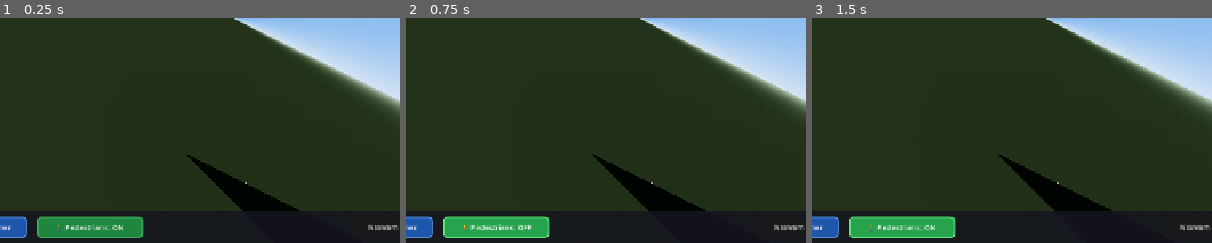
Above: before the commit, frames 1-3 (left to right).
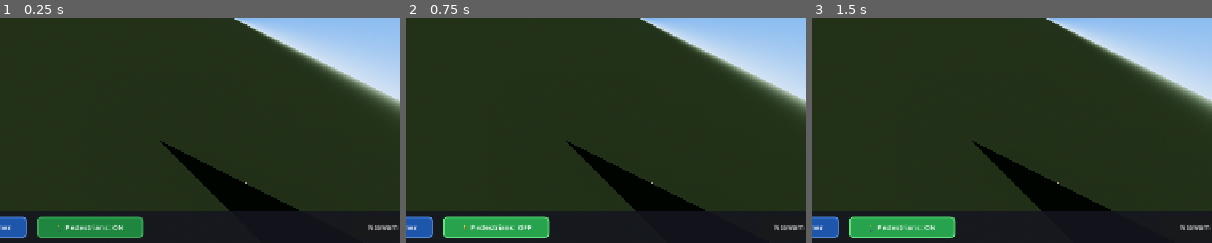
Above: after the commit, the same moments.

Repository: Bigbee-x/ATCS-GH
Game: Godot game, scene res://scenes/CorridorMain.tscn
Two runs of this game, one before a commit and one after it. Both use one fixed random seed, a clock stepped at 60 frames per second and the inputs below. This scene is started directly instead of the project's main scene.
Inputs:
- Up to frame 1 (0.25 s): no input
- Up to frame 2 (0.75 s): click "🚶 Pedestrians: ON" at 0.5 s
- Up to frame 3 (1.5 s): click "🚶 Pedestrians: OFF" at 1.25 s
The pictures show only the part of the screen within x 20-70%, y 50-100%; the shares and areas given below are measured in that part.

The runs differ from the first frame. In frame 1, 0.9% of the frame differs, in the area x 40-61%, y 54-86%; in frame 2, 0.9%; in frame 3, 0.9%.

Commit message:
Corridor visualizer realism: dual signal heads + stretch/widen
Port the single-junction dual signal heads (overhead 3-aspect + arrow doghouse + 2-aspect pole head) into CorridorBuilder for all 12 corridor signals, and give the corridor breathing room: junction spacing 18->30 (inter-junction road 12->24), road width 5->6, ground enlarged, camera recentred. The SUMO->Godot mapping anchors are triplicated across CorridorBuilder/VehicleManager/PedestrianManager and updated in lockstep so vehicles + pedestrians stay on the lanes. All four scripts headless-parse clean; verified visually in Godot.

Co-Authored-By: Claude Opus 4.8 <noreply@anthropic.com>

Diff:
--- a/visualizer/scripts/CorridorBuilder.gd
+++ b/visualizer/scripts/CorridorBuilder.gd
@@ -33,7 +33,7 @@
 const SIDEWALK_WIDTH    := 0.5
 
 # NS corridor road (2 lanes each direction = 4 lanes total)
-const NS_ROAD_WIDTH     := 5.0
+const NS_ROAD_WIDTH     := 6.0
 
 # Cross-street profiles per junction
 # J0: E=Aggrey(2lane), W=Guggisberg(1lane)
@@ -42,9 +42,9 @@
 
 # Junction centers (Godot Z)
 const J0_Z := 0.0
-const J1_Z := 18.0
-const J2_Z := 36.0
-const JUNCTION_CENTERS: Array = [0.0, 18.0, 36.0]
+const J1_Z := 30.0
+const J2_Z := 60.0
+const JUNCTION_CENTERS: Array = [0.0, 30.0, 60.0]
 
 # Road arm lengths
 const BOUNDARY_ARM      := 30.0   # Boundary road arms
@@ -253,7 +253,7 @@
 
 func _build_ground() -> void:
 	var ground := CSGBox3D.new()
-	ground.size = Vector3(80.0, 0.02, 110.0)
+	ground.size = Vector3(90.0, 0.02, 150.0)
 	ground.position = Vector3(0, -0.06, J1_Z)  # Center on corridor midpoint
 	ground.material = _mat_grass
 	ground.name = "Ground"
@@ -577,12 +577,19 @@
 	var e_offset: float = widths["east"] / 2.0 + 0.3
 	var w_offset: float = widths["west"] / 2.0 + 0.3
 
+	const POLE_HEIGHT: float = 5.5
+	const ARM_LEN: float = 3.7
+
 	# X positions mirrored (negated) for right-hand traffic visual mapping.
+	# "arm" = local-X sign so the mast arm reaches OVER the correct road:
+	#   N/S poles sit beside the corridor (centre x=0) → arm toward local -X;
+	#   E/W poles sit beside the cross-street (centre z=center_z), and the
+	#   corridor's E/W rotations are mirrored vs the single junction → arm +X.
 	var configs: Dictionary = {
-		"north": {"pos": Vector3(ns_offset, 0, center_z + half_j), "rot_y": 0.0},
-		"south": {"pos": Vector3(-ns_offset, 0, center_z - half_j), "rot_y": PI},
-		"east":  {"pos": Vector3(-half_j, 0, center_z + e_offset), "rot_y": PI / 2.0},
-		"west":  {"pos": Vector3(half_j, 0, center_z - w_offset), "rot_y": -PI / 2.0},
+		"north": {"pos": Vector3(ns_offset, 0, center_z + half_j), "rot_y": 0.0, "arm": -1.0},
+		"south": {"pos": Vector3(-ns_offset, 0, center_z - half_j), "rot_y": PI, "arm": -1.0},
+		"east":  {"pos": Vector3(-half_j, 0, center_z + e_offset), "rot_y": PI / 2.0, "arm": 1.0},
+		"west":  {"pos": Vector3(half_j, 0, center_z - w_offset), "rot_y": -PI / 2.0, "arm": 1.0},
 	}
 
 	if not _lights.has(jid):
@@ -596,75 +603,187 @@
 		pole_root.name = "TL_%s_%s" % [jid, approach]
 		add_child(pole_root)
 
-		# Pole
+		var s: float = cfg["arm"]
+
+		# Vertical pole (5.5 m)
 		var pole := CSGCylinder3D.new()
-		pole.radius = 0.04
-		pole.height = 2.5
-		pole.position = Vector3(0, 1.25, 0)
+		pole.radius = 0.1
+		pole.height = POLE_HEIGHT
+		pole.position = Vector3(0, POLE_HEIGHT / 2.0, 0)
 		pole.material = _mat_pole
+		pole.name = "Pole"
 		pole_root.add_child(pole)
 
-		# Housing
-		var housing := CSGBox3D.new()
-		housing.size = Vector3(0.25, 0.8, 0.16)
-		housing.position = Vector3(0, 2.3, 0.09)
-		housing.material = _mat_pole
-		pole_root.add_child(housing)
-
-		# Bulbs
-		var bulb_data: Array = [
-			{"name": "red",    "y": 2.55},
-			{"name": "yellow", "y": 2.30},
-			{"name": "green",  "y": 2.05},
-		]
-
-		var approach_lights: Dictionary = {}
-		for bd in bulb_data:
-			var bulb := CSGSphere3D.new()
-			bulb.radius = 0.07
-			bulb.radial_segments = 10
-			bulb.rings = 5
-			bulb.position = Vector3(0, bd["y"], 0.18)
-			bulb.material = _mat_light_off
-			bulb.name = "Bulb_%s" % bd["name"]
-			pole_root.add_child(bulb)
-
-			var glow := OmniLight3D.new()
-			glow.position = Vector3(0, bd["y"], 0.18)
-			glow.light_energy = 0.0
-			glow.light_color = Color(1, 1, 1)
-			glow.omni_range = 2.0
-			glow.omni_attenuation = 2.0
-			glow.shadow_enabled = false
-			glow.name = "Glow_%s" % bd["name"]
-			pole_root.add_child(glow)
-
-			approach_lights[bd["name"]] = {"mesh": bulb, "glow": glow}
-
-		# Arrow
-		var arrow_housing := CSGBox3D.new()
-		arrow_housing.size = Vector3(0.25, 0.3, 0.16)
-		arrow_housing.position = Vector3(0, 1.7, 0.09)
-		arrow_housing.material = _mat_pole
-		pole_root.add_child(arrow_housing)
-
-		var arrow_mesh := CSGBox3D.new()
-		arrow_mesh.size = Vector3(0.13, 0.13, 0.03)
-		arrow_mesh.position = Vector3(0, 1.7, 0.19)
-		arrow_mesh.material = _mat_arrow_off
-		arrow_mesh.name = "Arrow"
-		pole_root.add_child(arrow_mesh)
-
-		var arrow_glow := OmniLight3D.new()
-		arrow_glow.position = Vector3(0, 1.7, 0.19)
-		arrow_glow.light_energy = 0.0
-		arrow_glow.light_color = Color(0, 1, 0.3)
-		arrow_glow.omni_range = 1.5
-		arrow_glow.shadow_enabled = false
-		pole_root.add_child(arrow_glow)
-
-		approach_lights["arrow"] = {"mesh": arrow_mesh, "glow": arrow_glow}
-		_lights[jid][approach] = approach_lights
+		# Horizontal mast arm — reaches OVER the road in local s·X
+		var arm := CSGBox3D.new()
+		arm.size = Vector3(ARM_LEN, 0.14, 0.14)
+		arm.position = Vector3(s * ARM_LEN / 2.0, POLE_HEIGHT, 0)
+		arm.material = _mat_pole
+		arm.name = "MastArm"
+		pole_root.add_child(arm)
+
+		# Diagonal brace
+		var brace_h: float = ARM_LEN * 0.55
+		var brace_v: float = 1.6
+		var brace_len: float = sqrt(brace_h * brace_h + brace_v * brace_v)
+		var brace := CSGBox3D.new()
+		brace.size = Vector3(brace_len, 0.06, 0.06)
+		brace.rotation.z = s * atan2(brace_v, brace_h)
+		brace.position = Vector3(s * brace_h / 2.0, POLE_HEIGHT - brace_v / 2.0, 0)
+		brace.material = _mat_pole
+		brace.name = "Brace"
+		pole_root.add_child(brace)
+
+		# Dual signal heads: overhead 3-aspect + left-arrow doghouse hung from the
+		# mast arm, plus a compact 2-aspect head on the pole at driver height.
+		var head_over: Dictionary = _build_overhead_head(pole_root, s * (ARM_LEN - 0.45), POLE_HEIGHT)
+		var head_pole: Dictionary = _build_pole_head(pole_root, 3.5)
+		head_over["pole"] = head_pole
+		_lights[jid][approach] = head_over
+
+
+func _build_overhead_head(pole_root: Node3D, cx: float, arm_y: float) -> Dictionary:
+	## Horizontal 3-aspect signal head hung under the mast arm at local x = cx,
+	## bulbs side-by-side plus the left-arrow "doghouse" unit below. Bulbs face
+	## local +Z (the approach). Ported from the single-junction Intersection.gd.
+	var head: Dictionary = {}
+	var hub_y: float = arm_y - 0.32
+
+	var housing := CSGBox3D.new()
+	housing.size = Vector3(1.30, 0.45, 0.30)
+	housing.position = Vector3(cx, hub_y, 0)
+	housing.material = _mat_pole
+	housing.name = "Housing_Over"
+	pole_root.add_child(housing)
+
+	var visor := CSGBox3D.new()
+	visor.size = Vector3(1.40, 0.06, 0.40)
+	visor.position = Vector3(cx, hub_y + 0.26, 0.15)
+	visor.material = _mat_pole
+	visor.name = "Visor_Over"
+	pole_root.add_child(visor)
+
+	var bulb_data: Array = [
+		{"name": "red",    "x": cx + 0.40, "color": Color(1, 0, 0)},
+		{"name": "yellow", "x": cx,        "color": Color(1, 0.85, 0)},
+		{"name": "green",  "x": cx - 0.40, "color": Color(0, 1, 0.2)},
+	]
+	for bd in bulb_data:
+		var bulb := CSGSphere3D.new()
+		bulb.radius = 0.13
+		bulb.radial_segments = 12
+		bulb.rings = 6
+		bulb.position = Vector3(bd["x"], hub_y, 0.18)
+		bulb.material = _mat_light_off
+		bulb.name = "Bulb_%s_Over" % bd["name"]
+		pole_root.add_child(bulb)
+
+		var glow := OmniLight3D.new()
+		glow.position = Vector3(bd["x"], hub_y, 0.18)
+		glow.light_energy = 0.0
+		glow.light_color = bd["color"]
+		glow.omni_range = 5.0
+		glow.omni_attenuation = 1.5
+		glow.shadow_enabled = false
+		glow.name = "Glow_%s_Over" % bd["name"]
+		pole_root.add_child(glow)
+
+		head[bd["name"]] = {"mesh": bulb, "glow": glow}
+
+	# Left-turn arrow doghouse below the horizontal head.
+	var arrow_y: float = hub_y - 0.48
+
+	var arrow_housing := CSGBox3D.new()
+	arrow_housing.size = Vector3(0.38, 0.38, 0.28)
+	arrow_housing.position = Vector3(cx, arrow_y, 0)
+	arrow_housing.material = _mat_pole
+	arrow_housing.name = "ArrowHousing_Over"
+	pole_root.add_child(arrow_housing)
+
+	var arrow_visor := CSGBox3D.new()
+	arrow_visor.size = Vector3(0.46, 0.04, 0.34)
+	arrow_visor.position = Vector3(cx, arrow_y + 0.20, 0.13)
+	arrow_visor.material = _mat_pole
+	arrow_visor.name = "ArrowVisor_Over"
+	pole_root.add_child(arrow_visor)
+
+	var arrow_mesh := CSGPolygon3D.new()
+	arrow_mesh.polygon = PackedVector2Array([
+		Vector2(-0.11,  0.028),
+		Vector2( 0.02,  0.028),
+		Vector2( 0.02,  0.085),
+		Vector2( 0.14,  0.000),
+		Vector2( 0.02, -0.085),
+		Vector2( 0.02, -0.028),
+		Vector2(-0.11, -0.028),
+	])
+	arrow_mesh.depth = 0.04
+	arrow_mesh.position = Vector3(cx, arrow_y, 0.14)
+	arrow_mesh.material = _mat_arrow_off
+	arrow_mesh.name = "Arrow_Over"
+	pole_root.add_child(arrow_mesh)
+
+	var arrow_glow := OmniLight3D.new()
+	arrow_glow.position = Vector3(cx, arrow_y, 0.16)
+	arrow_glow.light_energy = 0.0
+	arrow_glow.light_color = Color(0, 1, 0.3)
+	arrow_glow.omni_range = 3.5
+	arrow_glow.omni_attenuation = 1.5
+	arrow_glow.shadow_enabled = false
+	arrow_glow.name = "ArrowGlow_Over"
+	pole_root.add_child(arrow_glow)
+
+	head["arrow"] = {"mesh": arrow_mesh, "glow": arrow_glow}
+	return head
+
+
+func _build_pole_head(pole_root: Node3D, top_y: float) -> Dictionary:
+	## Compact 2-aspect head (red over green) on the pole at driver height.
+	## Serves through/right traffic only — no yellow, no arrow (left-turners read
+	## the overhead arrow). Ported from the single-junction Intersection.gd.
+	var head: Dictionary = {}
+
+	var housing := CSGBox3D.new()
+	housing.size = Vector3(0.30, 0.72, 0.24)
+	housing.position = Vector3(0, top_y - 0.36, 0.12)
+	housing.material = _mat_pole
+	housing.name = "Housing_Pole"
+	pole_root.add_child(housing)
+
+	var visor := CSGBox3D.new()
+	visor.size = Vector3(0.36, 0.04, 0.28)
+	visor.position = Vector3(0, top_y + 0.02, 0.20)
+	visor.material = _mat_pole
+	visor.name = "Visor_Pole"
+	pole_root.add_child(visor)
+
+	var bulb_data: Array = [
+		{"name": "red",   "y": top_y - 0.19, "color": Color(1, 0, 0)},
+		{"name": "green", "y": top_y - 0.53, "color": Color(0, 1, 0.2)},
+	]
+	for bd in bulb_data:
+		var bulb := CSGSphere3D.new()
+		bulb.radius = 0.10
+		bulb.radial_segments = 12
+		bulb.rings = 6
+		bulb.position = Vector3(0, bd["y"], 0.27)
+		bulb.material = _mat_light_off
+		bulb.name = "Bulb_%s_Pole" % bd["name"]
+		pole_root.add_child(bulb)
+
+		var glow := OmniLight3D.new()
+		glow.position = Vector3(0, bd["y"], 0.27)
+		glow.light_energy = 0.0
+		glow.light_color = bd["color"]
+		glow.omni_range = 3.5
+		glow.omni_attenuation = 1.5
+		glow.shadow_enabled = false
+		glow.name = "Glow_%s_Pole" % bd["name"]
+		pole_root.add_child(glow)
+
+		head[bd["name"]] = {"mesh": bulb, "glow": glow}
+
+	return head
 
 
 func _update_junction_lights(jid: String, phase: int) -> void:
@@ -714,6 +833,8 @@
 	if not _lights.has(jid) or not _lights[jid].has(approach):
 		return
 	var bulbs: Dictionary = _lights[jid][approach]
+
+	# ── Overhead horizontal head (3 aspects) ─────────────────────────────
 	for color_name in ["red", "yellow", "green"]:
 		var is_on: bool = (color_name == active_color)
 		var mesh = bulbs[color_name]["mesh"]
@@ -722,19 +843,37 @@
 			match color_name:
 				"red":
 					mesh.material = _mat_red_on
-					glow.light_energy = 2.0
+					glow.light_energy = 3.5
 					glow.light_color = Color(1, 0, 0)
 				"yellow":
 					mesh.material = _mat_yellow_on
-					glow.light_energy = 2.0
+					glow.light_energy = 3.5
 					glow.light_color = Color(1, 0.85, 0)
 				"green":
 					mesh.material = _mat_green_on
-					glow.light_energy = 2.0
+					glow.light_energy = 3.5
 					glow.light_color = Color(0, 1, 0.2)
 		else:
 			mesh.material = _mat_light_off
 			glow.light_energy = 0.0
+
+	# ── Pole-mounted 2-aspect head (through/right traffic only) ──────────
+	# Green only on a through-green; red on red AND during yellow clearance
+	# (a 2-aspect head has no yellow). Left-arrow phase shows red here.
+	if bulbs.has("pole"):
+		var pole: Dictionary = bulbs["pole"]
+		var p_green_on: bool = (active_color == "green")
+		var p_red_on: bool = not p_green_on
+
+		var pr_mesh = pole["red"]["mesh"]
+		var pr_glow: OmniLight3D = pole["red"]["glow"]
+		pr_mesh.material = _mat_red_on if p_red_on else _mat_light_off
+		pr_glow.light_energy = 2.5 if p_red_on else 0.0
+
+		var pg_mesh = pole["green"]["mesh"]
+		var pg_glow: OmniLight3D = pole["green"]["glow"]
+		pg_mesh.material = _mat_green_on if p_green_on else _mat_light_off
+		pg_glow.light_energy = 2.5 if p_green_on else 0.0
 
 
 func _set_arrow(jid: String, approach: String, is_on: bool) -> void:
--- a/visualizer/scripts/CorridorMain.gd
+++ b/visualizer/scripts/CorridorMain.gd
@@ -45,7 +45,7 @@
 const PITCH_MAX: float = 0.8     # Don't go too overhead
 
 # Camera pivot — center of the corridor
-var _camera_pivot: Vector3 = Vector3(0, 0, 18.0)  # Center on J1
+var _camera_pivot: Vector3 = Vector3(0, 0, 30.0)  # Center on J1
 
 # ── Packet counter ────────────────────────────────────────────────────────────
 var _packets_received: int = 0
@@ -345,7 +345,7 @@
 
 
 func _reset_camera() -> void:
-	_camera_pivot = Vector3(0, 0, 18.0)  # Center on J1
+	_camera_pivot = Vector3(0, 0, 30.0)  # Center on J1
 	_orbit_yaw = 0.0
 	_orbit_pitch = 0.0
 	_zoom_level = 1.0
--- a/visualizer/scripts/PedestrianManager.gd
+++ b/visualizer/scripts/PedestrianManager.gd
@@ -55,15 +55,15 @@
 # ── Corridor mode ────────────────────────────────────────────────────────────
 var corridor_mode: bool = false
 # Corridor geometry constants (must match CorridorBuilder.gd)
-const C_NS_ROAD_WIDTH   := 5.0
+const C_NS_ROAD_WIDTH   := 6.0
 const C_JUNCTION_SIZE   := 6.0
 const C_JUNCTION_HALF   := 3.0
 const C_SIDEWALK_WIDTH  := 0.5
 const C_CROSS_ARM       := 30.0
 const C_BOUNDARY_ARM    := 30.0
 const C_J0_Z            := 0.0
-const C_J1_Z            := 18.0
-const C_J2_Z            := 36.0
+const C_J1_Z            := 30.0
+const C_J2_Z            := 60.0
 
 # ── Corridor SUMO piecewise mapping (from corridor.net.xml) ─────────────────
 # Raw junction Y positions (offset-subtracted)
@@ -83,8 +83,8 @@
 const C_SUMO_CROSS_ROAD: float = 1489.6
 # Godot corridor targets
 const C_GD_JUNC_HALF: float = 3.0
-const C_GD_ROAD_J0J1: float = 12.0
-const C_GD_ROAD_J1J2: float = 12.0
+const C_GD_ROAD_J0J1: float = 24.0
+const C_GD_ROAD_J1J2: float = 24.0
 const C_GD_BOUNDARY: float = 30.0
 
 # ── Appearance palettes ───────────────────────────────────────────────────────
--- a/visualizer/scripts/VehicleManager.gd
+++ b/visualizer/scripts/VehicleManager.gd
@@ -88,11 +88,11 @@
 
 ## ── Corridor Godot geometry (must match CorridorBuilder.gd) ────────────────
 const C_GD_J0_Z: float = 0.0
-const C_GD_J1_Z: float = 18.0
-const C_GD_J2_Z: float = 36.0
+const C_GD_J1_Z: float = 30.0
+const C_GD_J2_Z: float = 60.0
 const C_GD_JUNC_HALF: float = 3.0   # JUNCTION_SIZE / 2
-const C_GD_ROAD_J0J1: float = 12.0  # 15.0 - 3.0
-const C_GD_ROAD_J1J2: float = 12.0  # 33.0 - 21.0
+const C_GD_ROAD_J0J1: float = 24.0  # 27.0 - 3.0
+const C_GD_ROAD_J1J2: float = 24.0  # 57.0 - 33.0
 const C_GD_BOUNDARY: float = 30.0   # Boundary road length in Godot
 const C_GD_CROSS_ARM: float = 30.0  # Cross-street arm length in Godot
 
@@ -109,7 +109,7 @@
 const SJ_FADE_DIST: float = 15.0      # Start fading 15 units before edge
 ## Corridor bounds
 const CR_Z_MIN: float = -33.0         # J0_Z - junc_half - boundary_road
-const CR_Z_MAX: float = 69.0          # J2_Z + junc_half + boundary_road
+const CR_Z_MAX: float = 93.0          # J2_Z + junc_half + boundary_road
 const CR_X_BOUND: float = 33.0        # junc_half + cross_arm
 const CR_FADE_DIST: float = 12.0      # Start fading 12 units before edge
 
Not shown, changed: CLAUDE.md
